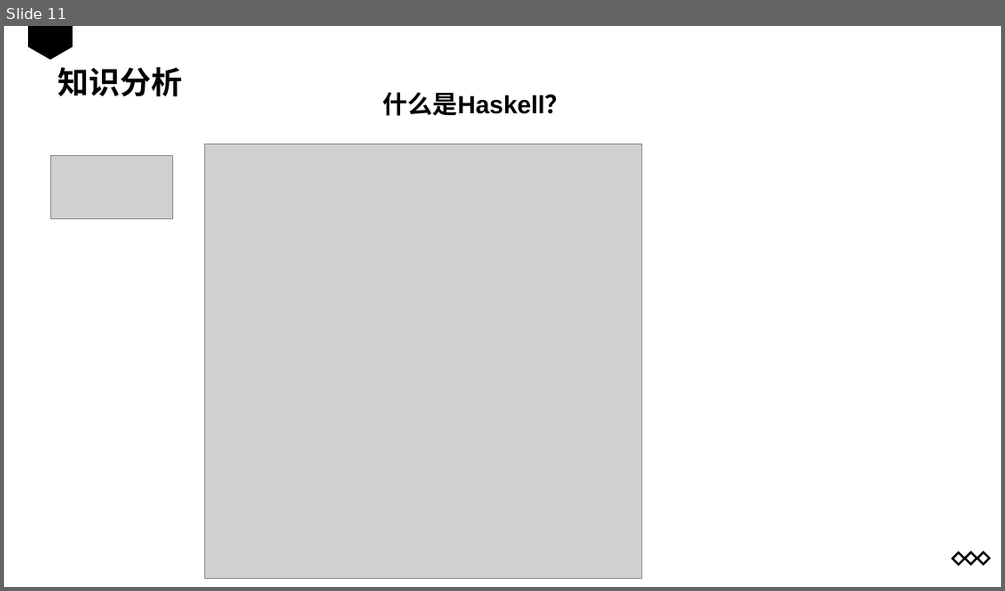
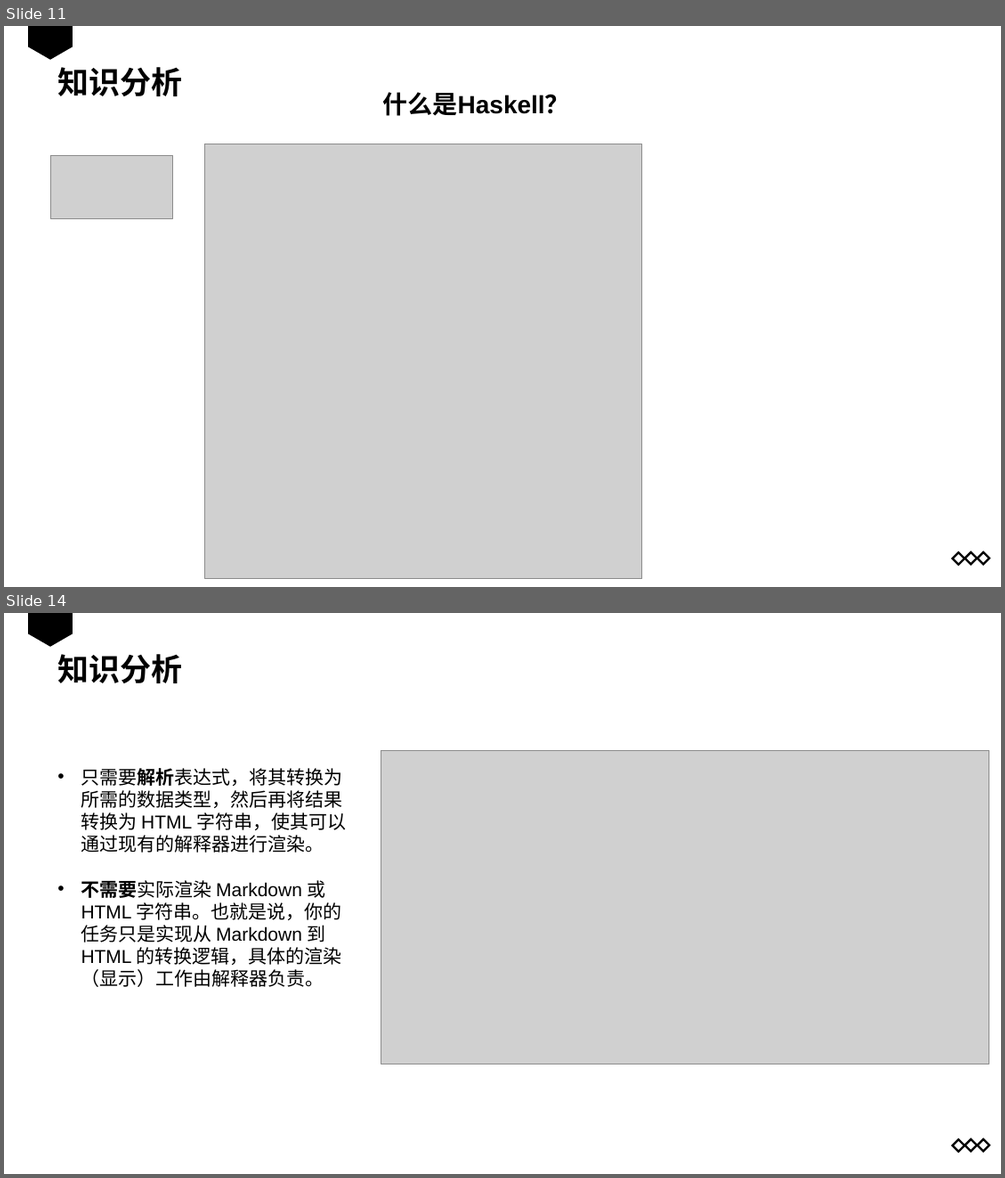
Before and after one commit to JannLeo/teach, a slide deck: Programming Paradigms 2024/Programming Paradigms 2024.pptx. Shown one above the other, each under a label of ours: slide 11 before the commit, slides 11 and 14 after it; the slides between them are not shown. The pictures are 1005x591 and 1005x1178 pixels, drawn with LibreOffice and Linux fonts; fonts in the diff are those of the drawing; grey boxes stand for pictures. Boxes give left, top, right and bottom in pixels: in the first picture for what was removed or moved away, otherwise in the second. Text is boxed around its words. In the diff, an @@ line names an element or a change of style, - is before the commit and + after.

```diff
--- a/Programming Paradigms 2024/Programming Paradigms 2024.pptx
+++ b/Programming Paradigms 2024/Programming Paradigms 2024.pptx
@@ slide 14 added at bbox=[4, 613, 1001, 1174], background #FFFFFF @@
@@ freeform shape added at bbox=[28, 613, 73, 646], fill #000000 @@
@@ text added at bbox=[57, 654, 182, 683], 30 pt, text #000000, bold @@
+知识分析
@@ text added at bbox=[81, 768, 346, 987], 18 pt, text #000000 @@
+• 只需要解析表达式，将其转换为所需的数据类型，然后再将结果转换为 HTML 字符串，使其可以通过现有的解释器进行渲染。
+• 不需要实际渲染 Markdown 或 HTML 字符串。也就是说，你的任务只是实现从 Markdown 到 HTML 的转换逻辑，具体的渲染（显示）工作由解释器负责。
@@ picture added at bbox=[380, 751, 989, 1064] @@
@@ freeform shape added at bbox=[952, 1140, 964, 1151], outline #000000 2 pt @@
@@ freeform shape added at bbox=[965, 1140, 977, 1151], outline #000000 2 pt @@
@@ freeform shape added at bbox=[978, 1140, 989, 1151], outline #000000 2 pt @@
```
Also in this commit, not shown: 13 slides changed, 15 other slides added, 5 other files.
